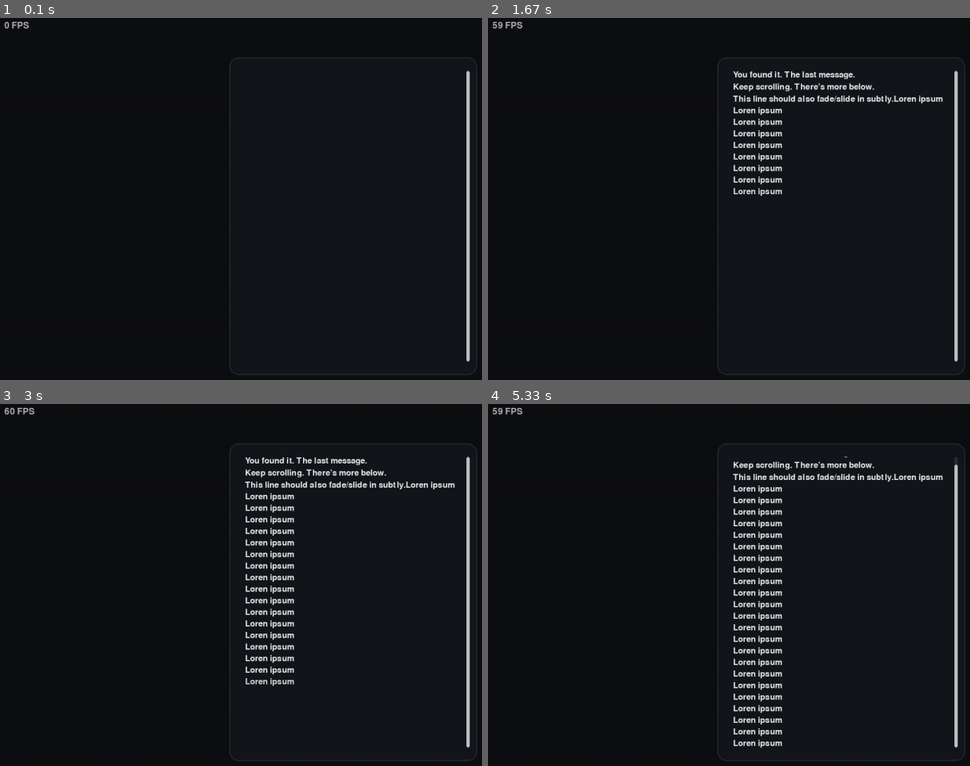
Above: before the commit, frames 1-4 (two rows, left to right).
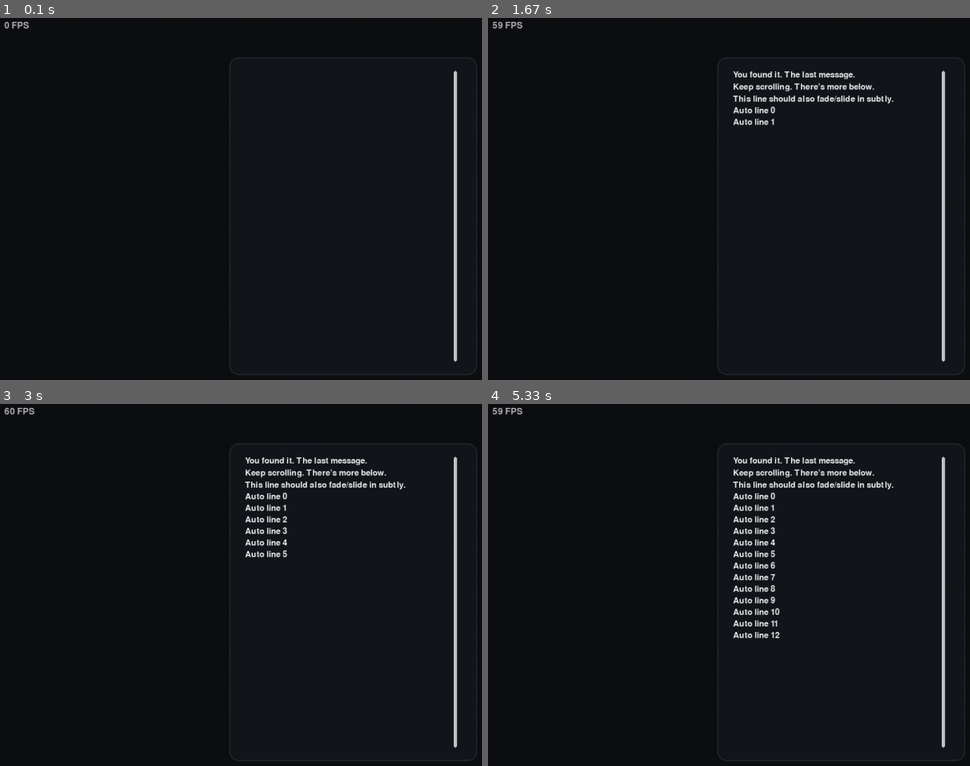
Above: after the commit, the same moments.

Repository: jhoangnguyen/solid
Game: pygame game, started from run.py
The game is run twice, just before and just after one commit, with the same random seed, the same clock (stepped at 60 frames per second) and the same inputs.
Inputs (mouse positions are in pixels of both pictures, inside the frame that each line leads up to):
- Up to frame 1 (0.1 s): no input
- Up to frame 2 (1.67 s): tap Enter at 0.33 s; tap Space at 0.67 s; click (622, 155) at 1.05 s; click (outside the picture) at 1.38 s
- Up to frame 3 (3 s): click (366, 469) at 1.72 s; click (322, 704) at 2.05 s; click (327, 534) at 2.38 s; click (255, 519) at 2.72 s
- Up to frame 4 (5.33 s): click (outside the picture) at 3.05 s; click (outside the picture) at 3.38 s; click (outside the picture) at 3.72 s; click (637, 527) at 4.05 s; click (873, 585) at 4.38 s; click (632, 577) at 4.72 s; click (733, 718) at 5.05 s

The runs differ from the first frame. In frame 1, 1.3% of the frame differs, in the area x 94-98%, y 14-96%; in frame 2, 2.3%; in frame 3, 3.4%; in frame 4, 6.4%, in the area x 50-98%, y 14-96%.

Commit message:
WIP, need to fix autoscrolling for video resizing

Diff:
--- a/engine/app.py
+++ b/engine/app.py
@@ -38,57 +38,35 @@
             intro_offset_px=cfg.reveal.intro_offset_px,
             stick_to_bottom_threshold_px=cfg.reveal.stick_to_bottom_threshold_px,
         ))
-        # self.textbox.set_text(
-        #     "Centered scrolling textbox.\n"
-        #     "Mouse wheel / PgUp / PgDn / Home / End.\n\n"
-        #     "Resize window to reflow.\n" + ("Lorem ipsum " * 500)
-        # )
         self.textbox.queue_lines(
             "You found it. The last message.\n"
             "Keep scrolling. There’s more below.\n"
-            "This line should also fade/slide in subtly." + ("Loren ipsum \n" * 500)
+            "This line should also fade/slide in subtly."
         )
+        for i in range(0, 500):
+            self.textbox.append_line("Auto line " + str(i), wait_for_input= True)
+
         self.hud_font = pygame.font.Font(None, 24)
-
-    # def handle_input(self):
-    #     for e in pygame.event.get():
-    #         if e.type == pygame.QUIT:
-    #             self.running = False
-    #         elif e.type == pygame.KEYDOWN:
-    #             if e.key == pygame.K_ESCAPE:
-    #                 self.running = False
-    #             elif e.key == pygame.K_PAGEUP:
-    #                 page = self.textbox.viewport_height * self.cfg.input.page_scroll_frac
-    #                 self.textbox.scroll(-page)
-    #             elif e.key == pygame.K_PAGEDOWN:
-    #                 page = self.textbox.viewport_height * self.cfg.input.page_scroll_frac
-    #                 self.textbox.scroll(+page)
-    #             elif e.key == pygame.K_HOME:
-    #                 self.textbox.scroll_to_top()
-    #             elif e.key == pygame.K_END:
-    #                 self.textbox.scroll_to_bottom()
-    #         elif e.type == pygame.MOUSEWHEEL:
-    #             self.textbox.scroll(-e.y * self.cfg.input.scroll_wheel_pixels)
-    #         elif e.type == pygame.VIDEORESIZE:
-    #             self.screen = pygame.display.set_mode((e.w, e.h), pygame.RESIZABLE)
-    #             new_rect = compute_centered_rect(
-    #                 self.screen, self.cfg.textbox.width_frac, self.cfg.textbox.height_frac
-    #             )
-    #             self.textbox.on_resize(new_rect)
 
     def handle_input(self):
         for e in pygame.event.get():
-            if e.type == pygame.QUIT: self.running = False
+            if e.type == pygame.QUIT:
+                self.running = False
             elif e.type == pygame.KEYDOWN:
-                if e.key == pygame.K_ESCAPE: self.running = False
-                elif e.key == pygame.K_SPACE:
-                    self.textbox.advance_line_now()  # skip delay, show next
+                if e.key == pygame.K_ESCAPE:
+                    self.running = False
+                elif e.key in (pygame.K_SPACE, pygame.K_RETURN):
+                    self.textbox.on_player_press()
+                # elif e.key == pygame.K_SPACE:
+                #     self.textbox.advance_line_now()  # skip delay, show next
                 elif e.key == pygame.K_PAGEUP:
                     self.textbox.scroll(-self.textbox.viewport_height * self.cfg.input.page_scroll_frac)
                 elif e.key == pygame.K_PAGEDOWN:
                     self.textbox.scroll(+self.textbox.viewport_height * self.cfg.input.page_scroll_frac)
                 elif e.key == pygame.K_HOME: self.textbox.scroll_to_top()
                 elif e.key == pygame.K_END: self.textbox.scroll_to_bottom()
+            elif e.type == pygame.MOUSEBUTTONDOWN and e.button == 1:
+                self.textbox.on_player_press()
             elif e.type == pygame.MOUSEWHEEL:
                 self.textbox.scroll(-e.y * self.cfg.input.scroll_wheel_pixels)
             elif e.type == pygame.VIDEORESIZE:
--- a/engine/ui/style.py
+++ b/engine/ui/style.py
@@ -4,7 +4,7 @@
 @dataclass
 class ScrollbarStyle:
     width: int = 6
-    margin: int = -15
+    margin: int = 8
     radius: int = 3
     min_thumb_size: int = 24
     show_when_no_overflow: bool = True
--- a/engine/ui/widgets/textbox.py
+++ b/engine/ui/widgets/textbox.py
@@ -25,7 +25,9 @@
 from __future__ import annotations
 
 from typing import List, Deque, Optional
+from collections import deque
 import pygame
+import math
 
 from engine.ui.style import Theme
 from dataclasses import dataclass
@@ -60,6 +62,8 @@
 
     # State
     visible: bool = False   # Becomes True when released from queue
+
+    wait_for_input: bool = False
 
 class TextBox:
     """
@@ -128,7 +132,7 @@
 
         self._wrap_w: int = -1
         self._entries_visible: List[_Entry] = []
-        self._entries_pending: Deque[_Entry] = Deque()
+        self._entries_pending: Deque[_Entry] = deque()
         self._content_h: int = 0
         self._release_timer: float = 0.0
 
@@ -148,18 +152,15 @@
         self._entries_visible.append(e)
         self._recalc_content_height()
         self.scroll_to_top()
-        # self._text = text or ""
-        # self.scroll_y = 0.0
-        # self._invalidate_layout()
-
-    def queue_lines(self, text_block: str) -> None:
+
+    def queue_lines(self, text_block: str, wait_for_input: bool = False) -> None:
         """Split on newline and enqueue each logical line with animation."""
         for line in (text_block or "").splitlines():
-            self.append_line(line, animated=True)
-
-    def append_line(self, line: str, animated: bool = True) -> None:
-        e = self._make_entry(line, animated=animated)
-        if animated:
+            self.append_line(line, animated=True, wait_for_input=wait_for_input)
+
+    def append_line(self, line: str, animated: bool = True, wait_for_input: bool = False) -> None:
+        e = self._make_entry(line, animated=animated, wait_for_input=wait_for_input)
+        if animated or wait_for_input:
             self._entries_pending.append(e)
         else:
             e.visible = True
@@ -169,27 +170,17 @@
             if self._should_stick_to_bottom():
                 self.scroll_to_bottom()
 
-    # def append_text(self, text: str) -> None:
-    #     if not text:
-    #         return
-    #     self._text = (self._text + ("\n" if self._text else "") + text)
-    #     self._invalidate_layout()
-
     def clear(self) -> None:
         self._entries_visible.clear()
         self._entries_pending.clear()
         self._content_h = 0
         self.scroll_y = 0.0
         self._release_timer = 0
-        # self._text = ""
-        # self.scroll_y = 0.0
-        # self._invalidate_layout()
 
     def on_resize(self, new_rect: pygame.Rect) -> None:
         """Update geometry; layout is recomputed lazily on draw()."""
         self.rect = new_rect.copy()
         self._wrap_w = -1  # Force relayout next draw
-        # self._invalidate_layout()
 
     def set_theme(self, theme: Theme) -> None:
         """Swap to a new theme (colors/font/spacing)."""
@@ -205,21 +196,46 @@
 
         # Release next line when last visible is done + delay
         if self._entries_pending:
-            last_done = (not self._entries_visible) or self._entries_visible[-1]
-            if last_done:
-                self._release_timer += dt
-                if self._release_timer >= rp.per_line_delay:
-                    self._release_timer = 0.0
-                    nxt = self._entries_pending.popleft()
-                    nxt.visible = True
-                    self._entries_visible.append(nxt)
-                    self._recalc_content_height()
-                    if self._should_stick_to_bottom():
-                        self.scroll_to_bottom()
-
+            first = self._entries_pending[0]
+            if not first.wait_for_input:
+                # last_done = (not self._entries_visible) or self._entries_visible[-1]
+                last_done = (not self._entries_visible) or (self._entries_visible[-1].t >= self._entries_visible[-1].duration - 1e-4)
+                if last_done:
+                    self._release_timer += dt
+                    if self._release_timer >= rp.per_line_delay:
+                        self._release_timer = 0.0
+                        nxt = self._entries_pending.popleft()
+                        nxt.visible = True
+                        self._entries_visible.append(nxt)
+                        self._recalc_content_height()
+                        if self._should_stick_to_bottom():
+                            self.scroll_to_bottom()
+
+        animating = False
         for e in self._entries_visible:
             if e.t < e.duration:
                 e.t = min(e.duration, e.t + dt)
+                animating = True
+
+        # If user is near the bottom, keep bottom anchored to avoid clipping during slide
+        if animating and self._should_stick_to_bottom():
+            self.scroll_to_bottom()
+
+    def on_player_press(self) -> None:
+        # If a visible line is still animating, finish it
+        for e in reversed(self._entries_visible):
+            if e.t < e.duration:
+                e.t = e.duration
+                return
+        # Otherwise, release the next queued line (manual or auto)
+        self._release_timer = 0.0
+        if self._entries_pending:
+            nxt = self._entries_pending.popleft()
+            nxt.visible = True
+            self._entries_visible.append(nxt)
+            self._recalc_content_height()
+            if self._should_stick_to_bottom():
+                self.scroll_to_bottom()
 
     def advance_line_now(self) -> None:
         """Immediately show the next queued line (e.g., on click)."""
@@ -238,6 +254,11 @@
             return
         self.scroll_y = max(0.0, min(self.max_scroll(), self.scroll_y + dy))
 
+    def max_scroll(self) -> float:
+        """Maximum scroll offset in pixels given current content and viewport."""
+        visual_h = self._content_h + self._anim_bottom_extra()
+        return max(0.0, float(math.ceil(visual_h - self.viewport_height)))
+
     def scroll_to_top(self) -> None:
         self.scroll_y = 0.0
 
@@ -261,9 +282,6 @@
     @property
     def is_at_bottom(self) -> bool:
         return self.scroll_y >= self.max_scroll() - 1e-3
-
-    def max_scroll(self) -> float:
-        return max(0.0, float(self._content_h - self.viewport_height))
 
     # --------------------------- Drawing ---------------------------
 
@@ -288,7 +306,7 @@
         # Inner viewport (relative to layer)
         t, r, b, l = th.padding
         sb = th.scrollbar
-        reserve_w = sb.width + sb.margin
+        reserve_w = max(0, sb.width + sb.margin)
         # viewport = pygame.Rect(l, t, max(0, self.rect.w - (l + r)), max(0, self.rect.h - (t + b)))
         viewport = pygame.Rect(l, t, max(0, self.rect.w - (l + r + reserve_w)), max(0, self.rect.h - (t + b)))
 
@@ -299,14 +317,7 @@
         prev_clip = layer.get_clip()
         layer.set_clip(viewport)
 
-        y = viewport.y - int(self.scroll_y)
-        # line_gap = th.line_spacing
-
-        # for line_surf in self._cache_surfaces:
-        #     h = line_surf.get_height()
-        #     if y + h >= viewport.y and y <= viewport.bottom:
-        #         layer.blit(line_surf, (viewport.x, y))
-        #     y += h + line_gap
+        y = viewport.y - int(round(self.scroll_y))
 
         gap = th.line_spacing
         for e in self._entries_visible:
@@ -357,9 +368,9 @@
         # Clamp scroll if content shrank
         self.scroll_y = min(self.scroll_y, self.max_scroll())
 
-    def _make_entry(self, text: str, animated: bool) -> _Entry:
+    def _make_entry(self, text: str, animated: bool, wait_for_input: bool = False) -> _Entry:
         # Temporary layout using current wrap width; will be reubit on draw if width changes
-        surfaces, height = self._layout_text(text, self.wrap_w if self._wrap_w > 0 else 1024)
+        surfaces, height = self._layout_text(text, self._wrap_w if self._wrap_w > 0 else 1024)
         rp = self._reveal_params
         return _Entry(
             text=text,
@@ -368,12 +379,9 @@
             t=0.0,
             duration=(rp.intro_duration if animated else 0.0),
             offset_px=(rp.intro_offset_px if animated else 0),
-            visible=False
+            visible=False,
+            wait_for_input=wait_for_input,
         )
-
-    def max_scroll(self) -> float:
-        """Maximum scroll offset in pixels given current content and viewport."""
-        return max(0.0, float(self._content_h - self.viewport_height))
 
     def _invalidate_layout(self, rebuild_font: bool = False) -> None:
         if rebuild_font:
@@ -383,38 +391,6 @@
 
     def _ensure_layout(self, wrap_w: int) -> None:
         """(Re)build wrapped line surfaces if width or content changed."""
-        # # Guard against zero/negative width (e.g., very small window)
-        # if wrap_w <= 0:
-        #     self._cache_wrap_w = wrap_w
-        #     self._cache_surfaces = []
-        #     self._content_h = 0
-        #     self.scroll_y = 0.0
-        #     return
-
-        # if wrap_w == self._cache_wrap_w:
-        #     return
-
-        # # (Re)create font to reflect theme changes (cheap in pygame)
-        # self.font = pygame.font.Font(self.theme.font_path, self.theme.font_size)
-
-        # self._cache_wrap_w = wrap_w
-        # wrapped_lines = self._wrap_text(self._text, wrap_w)
-
-        # # Render all lines once (subsequent draws just blit)
-        # color = self.theme.text_rgb
-        # render = self.font.render
-        # self._cache_surfaces = [render(line, True, color) for line in wrapped_lines]
-
-        # # Compute total content height
-        # line_gap = self.theme.line_spacing
-        # if self._cache_surfaces:
-        #     heights = [surf.get_height() for surf in self._cache_surfaces]
-        #     self._content_h = sum(heights) + (len(heights) - 1) * line_gap
-        # else:
-        #     self._content_h = 0
-
-        # # Clamp scroll if content shrank
-        # self.scroll_y = min(self.scroll_y, self.max_scroll())
         if wrap_w <= 0:
             self._wrap_w = wrap_w
             for e in self._entries_visible:
@@ -518,105 +494,12 @@
         thumb_rect = pygame.Rect(track_x, thumb_y, sb.width, thumb_h)
         pygame.draw.rect(layer, sb.thumb_color, thumb_rect, border_radius=sb.radius)
 
-    # def _wrap_text(self, text: str, wrap_w: int) -> List[str]:
-    #     """
-    #     Word-wrap text for the given width in pixels.
-
-    #     - Respects existing '\n'.
-    #     - Splits overlong "words" with a binary search into fitting chunks.
-    #     - Keeps empty lines.
-    #     """
-    #     if not text:
-    #         return []
-
-    #     out: List[str] = []
-    #     measure = self.font.size
-
-    #     for raw in text.splitlines():
-    #         words = raw.split(" ")
-    #         if not words:
-    #             out.append("")  # preserve empty line
-    #             continue
-
-    #         cur = ""
-    #         for w in words:
-    #             cand = w if not cur else f"{cur} {w}"
-    #             if measure(cand)[0] <= wrap_w:
-    #                 cur = cand
-    #                 continue
-
-    #             # current line full; flush it
-    #             if cur:
-    #                 out.append(cur)
-    #             # handle long single word
-    #             if measure(w)[0] <= wrap_w:
-    #                 cur = w
-    #             else:
-    #                 chunks = self._hard_wrap_long_word(w, wrap_w, measure)
-    #                 # all chunks except last are complete lines
-    #                 out.extend(chunks[:-1])
-    #                 cur = chunks[-1] if chunks else ""
-
-    #         out.append(cur)
-
-    #     return out
-
-    # def _hard_wrap_long_word(
-    #     self, word: str, wrap_w: int, measure
-    # ) -> List[str]:
-    #     """
-    #     Split a single long token into chunks that fit wrap_w using binary search.
-    #     Returns a list of chunks (no hyphen inserted).
-    #     """
-    #     parts: List[str] = []
-    #     i = 0
-    #     n = len(word)
-    #     while i < n:
-    #         lo, hi = 1, n - i
-    #         best = 1
-    #         while lo <= hi:
-    #             mid = (lo + hi) // 2
-    #             seg = word[i:i + mid]
-    #             if measure(seg)[0] <= wrap_w:
-    #                 best = mid
-    #                 lo = mid + 1
-    #             else:
-    #                 hi = mid - 1
-    #         seg = word[i:i + best]
-    #         if not seg:
-    #             break
-    #         parts.append(seg)
-    #         i += best
-    #     return parts
-
-    # def _draw_scrollbar(self, layer: pygame.Surface, viewport: pygame.Rect) -> None:
-    #     sb = self.theme.scrollbar
-    #     # Track rect (relative to the widget layer)
-    #     t, r, b, l = self.theme.padding
-    #     track_x = self.rect.w - r - sb.margin - sb.width
-    #     track_y = t
-    #     track_h = self.rect.h - (t + b)
-    #     if track_h <= 0 or sb.width <= 0: return
-
-    #     overflow = self._content_h > viewport.h
-    #     if not overflow and not sb.show_when_no_overflow:
-    #         return
-
-    #     # Draw track
-    #     track_rect = pygame.Rect(track_x, track_y, sb.width, track_h)
-    #     pygame.draw.rect(layer, sb.track_color, track_rect, border_radius=sb.radius)
-
-    #     # Thumb size/pos
-    #     if overflow:
-    #         ratio = max(0.0, min(1.0, viewport.h / max(1, self._content_h)))
-    #         thumb_h = max(sb.min_thumb_size, int(track_h * ratio))
-    #         max_scroll = self.max_scroll()
-    #         pos_ratio = 0.0 if max_scroll <= 0 else self.scroll_y / max_scroll
-    #         free = max(0, track_h - thumb_h)
-    #         thumb_y = track_y + int(free * pos_ratio)
-    #     else:
-    #         thumb_h = track_h
-    #         thumb_y = track_y
-
-    #     thumb_rect = pygame.Rect(track_x, thumb_y, sb.width, thumb_h)
-    #     pygame.draw.rect(layer, sb.thumb_color, thumb_rect, border_radius=sb.radius)
+    def _anim_bottom_extra(self) -> int:
+        if not self._entries_visible:
+            return 0
+        e = self._entries_visible[-1]
+        if e.duration <= 0 or e.t >= e.duration:
+            return 0
+        # Remaining slide distance (how far below it starts)
+        u = min(1.0, max(0.0, e.t / e.duration))
+        return int((1.0 - u) * e.offset_px)
--- a/game/config/defaults.yaml
+++ b/game/config/defaults.yaml
@@ -10,6 +10,11 @@
   textbox:
     width_frac: 0.35    # width = 30% of window
     height_frac: 0.8   # height = 80% of window
+    reveal:
+      per_line_delay: 0.15
+      intro_duration: 0.18
+      intro_offset_px: 10
+      stick_to_bottom_threshold_px: 30
 
 input:
   scroll_wheel_pixels: 40
